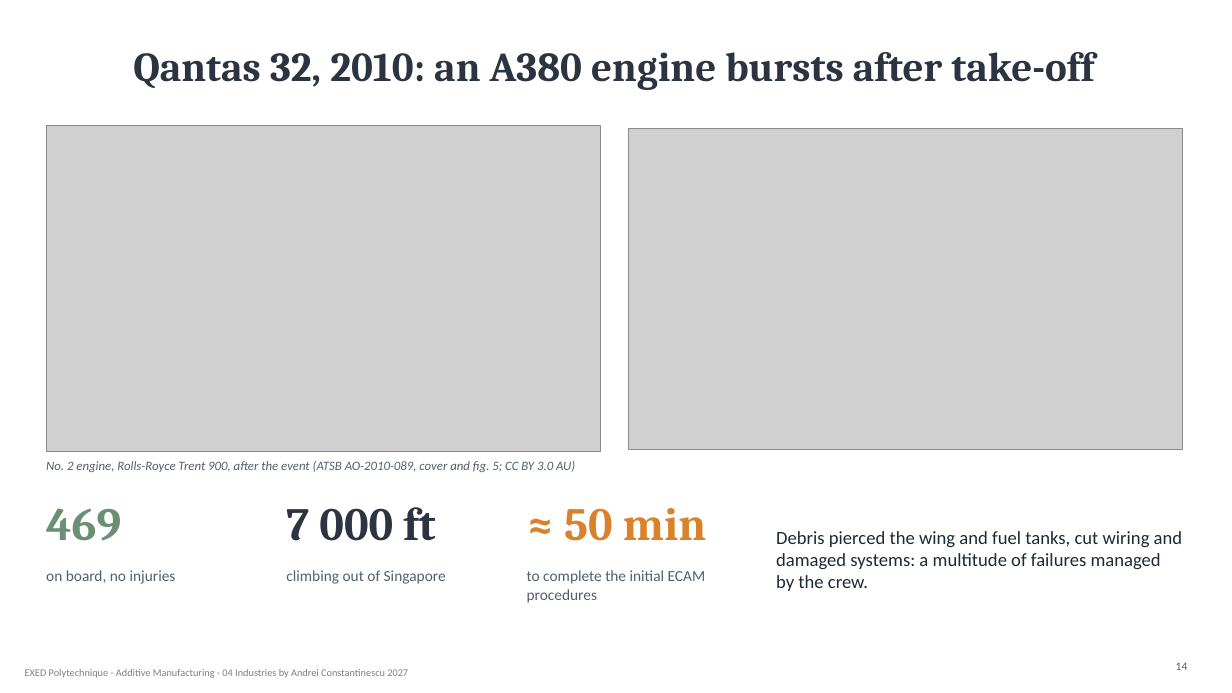
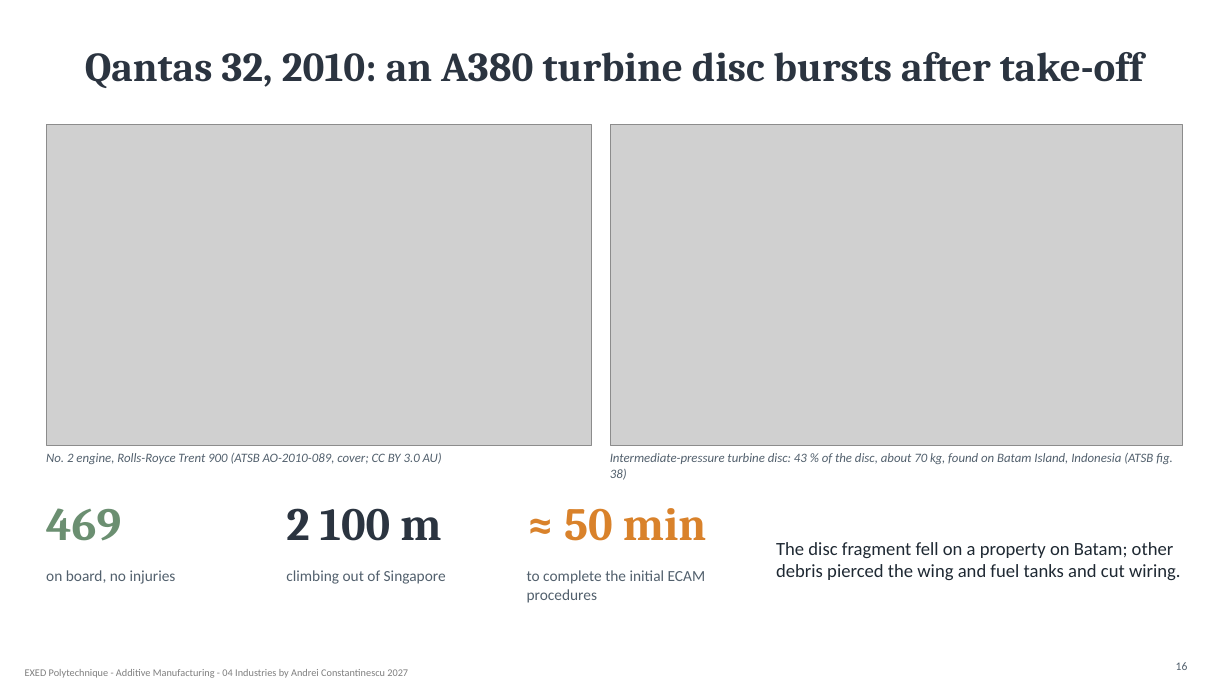
Before and after one commit to aconstant-lms/X-FabAdd, a slide deck: slide 16 of 04_industries/slides/04_risk_human_activities.pptx (slide 14 before the commit). Drawn at 1232x693 pixels with LibreOffice and Linux fonts; fonts in the diff are those of the drawing; grey boxes stand for pictures. Boxes give left, top, right and bottom in pixels: in the first picture for what was removed or moved away, otherwise in the second. Text is boxed around its words. In the diff, an @@ line names an element or a change of style, - is before the commit and + after.

```diff
--- a/04_industries/slides/04_risk_human_activities.pptx
+++ b/04_industries/slides/04_risk_human_activities.pptx
@@ title at [85, 52, 1143, 88]: text changed @@
-Qantas 32, 2010: an A380 engine bursts after take-off
+Qantas 32, 2010: an A380 turbine disc bursts after take-off
@@ picture: place and size @@
-picture at [46, 126, 601, 452]
+picture at [46, 125, 592, 445]
@@ picture: place and size @@
-picture at [628, 128, 1183, 450]
+picture at [610, 125, 1183, 445]
@@ text at [46, 453, 442, 464]: text changed @@
-No. 2 engine, Rolls-Royce Trent 900, after the event (ATSB AO-2010-089, cover and fig. 5; CC BY 3.0 AU)
+No. 2 engine, Rolls-Royce Trent 900 (ATSB AO-2010-089, cover; CC BY 3.0 AU)
@@ text added at [610, 453, 1173, 480], 10 pt, text #52606D, italic @@
+Intermediate-pressure turbine disc: 43 % of the disc, about 70 kg, found on Batam Island, Indonesia (ATSB fig. 38)
@@ text at [286, 508, 441, 541]: text changed @@
-7 000 ft
+2 100 m
@@ text at [776, 542, 1181, 580]: text changed @@
-Debris pierced the wing and fuel tanks, cut wiring and damaged systems: a multitude of failures managed by the crew.
+The disc fragment fell on a property on Batam; other debris pierced the wing and fuel tanks and cut wiring.
@@ page number at [1176, 662, 1188, 670]: text changed @@
-14
+16
```
Also in this commit, not shown: 5 other slides changed, 3 slides added, 10 other files.
